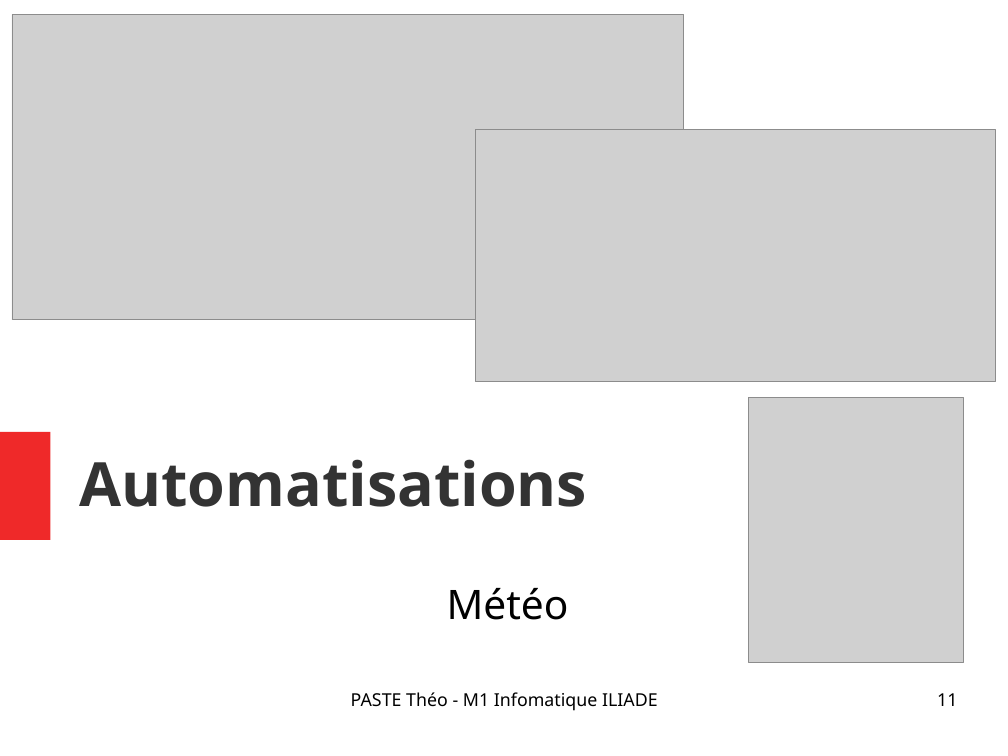
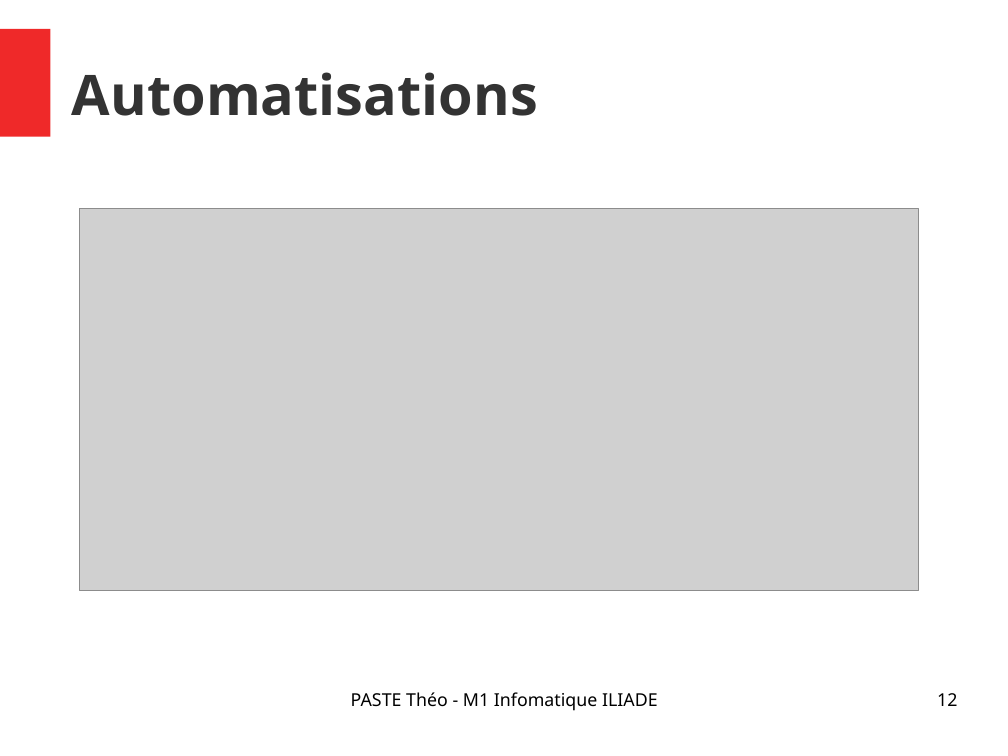
Before and after one commit to Narrateur/Rapport_de_Stage_M1, a slide deck: slide 12 of .gitbook/assets/Presentation_PASTE_Theo.odp (slide 11 before the commit). Drawn at 1008x756 pixels with LibreOffice and Linux fonts; fonts in the diff are those of the drawing; grey boxes stand for pictures. Boxes give left, top, right and bottom in pixels: in the first picture for what was removed or moved away, otherwise in the second. Text is boxed around its words. In the diff, an @@ line names an element or a change of style, - is before the commit and + after.

```diff
--- a/.gitbook/assets/Presentation_PASTE_Theo.odp
+++ b/.gitbook/assets/Presentation_PASTE_Theo.odp
@@ rectangle: place and size @@
-rectangle at bbox=[0, 432, 50, 540]
+rectangle at bbox=[0, 28, 50, 136]
@@ title "Automatisations": place and size @@
-title "Automatisations" at bbox=[79, 459, 587, 507]
+title "Automatisations" at bbox=[72, 72, 538, 116]
@@ title "Automatisations" at bbox=[72, 72, 538, 116]: size 48 to 44 pt @@
@@ picture removed at bbox=[476, 130, 996, 382] @@
@@ picture: place and size @@
-picture at bbox=[12, 15, 684, 320]
+picture at bbox=[80, 209, 919, 590]
@@ picture removed at bbox=[749, 398, 964, 663] @@
@@ subtitle removed at bbox=[447, 588, 569, 620] @@
-Météo
@@ page number at bbox=[937, 693, 957, 706]: text changed @@
-11
+12
```
Also in this commit, not shown: 12 other slides changed, 1 slide added, 2 other files.
